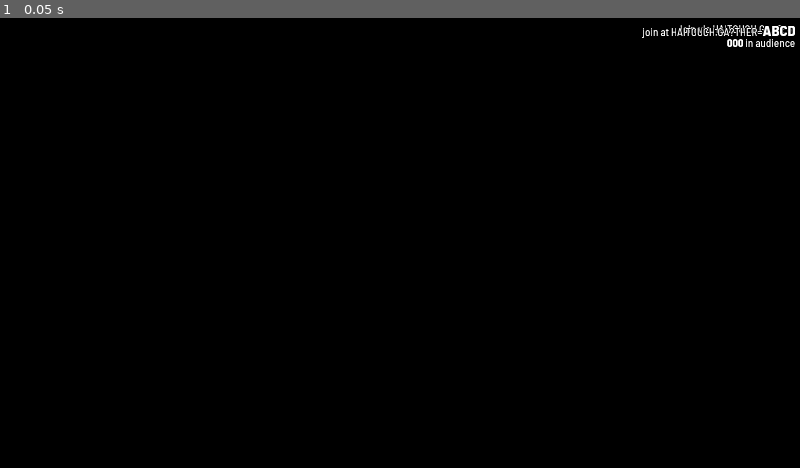
Above: before the commit, frame 1.
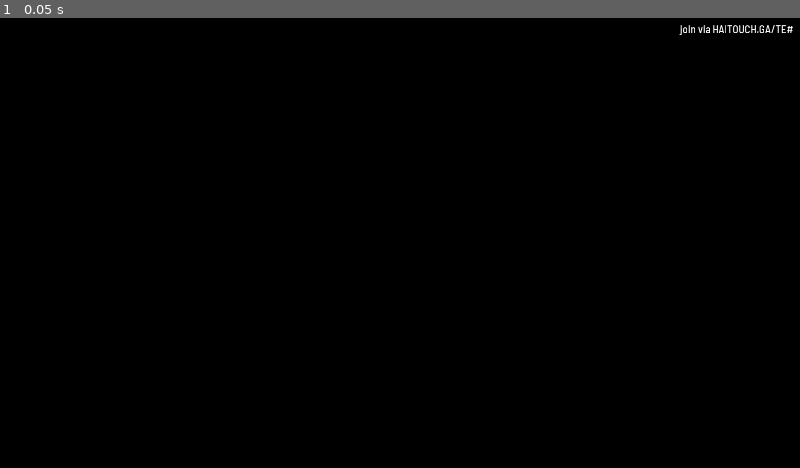
Above: after the commit, the same moment.

Repository: JapanYoshi/salty
Game: Godot game, scene res://Episode.tscn
Same seed, same stepped clock (60 frames per second), same inputs: the game is played once before the commit and once after it. This scene is started directly instead of the project's main scene. Sound files missing from this copy of the repository are replaced by a short silence.
Inputs:
- Up to frame 1 (0.05 s): no input

The runs differ from the first frame. In frame 1, 0.3% of the frame differs, in the area x 80-100%, y 1-7%.
Error before the commit: Invalid get index 'episode_data' (on base: 'Dictionary'). (res://Episode.gd:45)
Error after the commit: Invalid get index 'episode_data' (on base: 'Dictionary'). (res://Episode.gd:46)

Commit message:
move room code from here to HUD element

Diff:
--- a/Episode.gd
+++ b/Episode.gd
@@ -9,6 +9,7 @@
 var skippable = false
 var skipped = false
 var DEBUG = false
+# make a list of players using phones-as-controllers
 var remote_players = []
 var penalize_pausing = false
 
--- a/Episode.tscn
+++ b/Episode.tscn
@@ -1361,7 +1361,6 @@
 [node name="Round2" type="Sprite" parent="Cutscenes"]
 modulate = Color( 1, 1, 1, 0 )
 position = Vector2( 640, 360 )
-scale = Vector2( 1e-05, 1 )
 texture = ExtResource( 29 )
 
 [node name="Label" type="Label" parent="Cutscenes/Round2"]
@@ -1521,20 +1520,20 @@
 [node name="HBox" type="HBoxContainer" parent="Cutscenes/Leaderboard/PC"]
 anchor_right = 1.0
 anchor_bottom = 1.0
-margin_left = 32.0
+margin_left = 20.0
 margin_top = 2.0
-margin_right = -12.0
+margin_right = -10.0
 margin_bottom = -4.0
 __meta__ = {
 "_edit_use_anchors_": false
 }
 
 [node name="Name" type="Label" parent="Cutscenes/Leaderboard/PC/HBox"]
-margin_right = 450.0
+margin_right = 472.0
 margin_bottom = 58.0
 grow_horizontal = 2
 grow_vertical = 2
-rect_min_size = Vector2( 450, 0 )
+rect_min_size = Vector2( 472, 0 )
 rect_pivot_offset = Vector2( 26, 64 )
 custom_colors/font_color = Color( 0, 0, 0, 1 )
 custom_colors/font_outline_modulate = Color( 0, 0, 0, 0 )
@@ -1548,8 +1547,8 @@
 }
 
 [node name="Score" type="Label" parent="Cutscenes/Leaderboard/PC/HBox"]
-margin_left = 454.0
-margin_right = 716.0
+margin_left = 476.0
+margin_right = 730.0
 margin_bottom = 58.0
 grow_horizontal = 2
 grow_vertical = 2
@@ -2042,55 +2041,6 @@
 margin_left = -222.0
 margin_right = -6.0
 
-[node name="RoomCode" type="Control" parent="."]
-anchor_right = 1.0
-anchor_bottom = 1.0
-
-[node name="Upper" type="RichTextLabel" parent="RoomCode"]
-anchor_left = 1.0
-anchor_right = 1.0
-margin_left = -272.0
-margin_top = 5.0
-margin_right = 258.0
-margin_bottom = 70.0
-rect_min_size = Vector2( 320, 0 )
-rect_scale = Vector2( 0.5, 0.5 )
-mouse_filter = 2
-size_flags_horizontal = 0
-custom_fonts/bold_font = ExtResource( 28 )
-custom_fonts/normal_font = ExtResource( 11 )
-bbcode_enabled = true
-bbcode_text = "[right]join at HAITOUCH.GA?THER=[b]ABCD[/b][/right]"
-meta_underlined = false
-text = "join at HAITOUCH.GA?THER=ABCD"
-fit_content_height = true
-scroll_active = false
-__meta__ = {
-"_edit_use_anchors_": false
-}
-
-[node name="Lower" type="RichTextLabel" parent="RoomCode"]
-anchor_left = 1.0
-anchor_right = 1.0
-margin_left = -188.0
-margin_top = 30.0
-margin_right = 174.0
-margin_bottom = 94.0
-rect_min_size = Vector2( 160, 64 )
-rect_scale = Vector2( 0.5, 0.5 )
-mouse_filter = 2
-size_flags_horizontal = 0
-theme = ExtResource( 14 )
-bbcode_enabled = true
-bbcode_text = "[right][b]000[/b] in audience[/right]"
-meta_underlined = false
-text = "000 in audience"
-fit_content_height = true
-scroll_active = false
-__meta__ = {
-"_edit_use_anchors_": false
-}
-
 [connection signal="animation_finished" from="Cutscenes/AnimationPlayer" to="Cutscenes" method="_on_AnimationPlayer_animation_finished"]
 [connection signal="meta_clicked" from="Cutscenes/CreditBox/CreditScroller/V/RichTextLabel" to="." method="_on_credits_link_clicked"]
 [connection signal="meta_clicked" from="Cutscenes/CreditBox/RichTextLabel" to="." method="_on_credits_link_clicked"]
